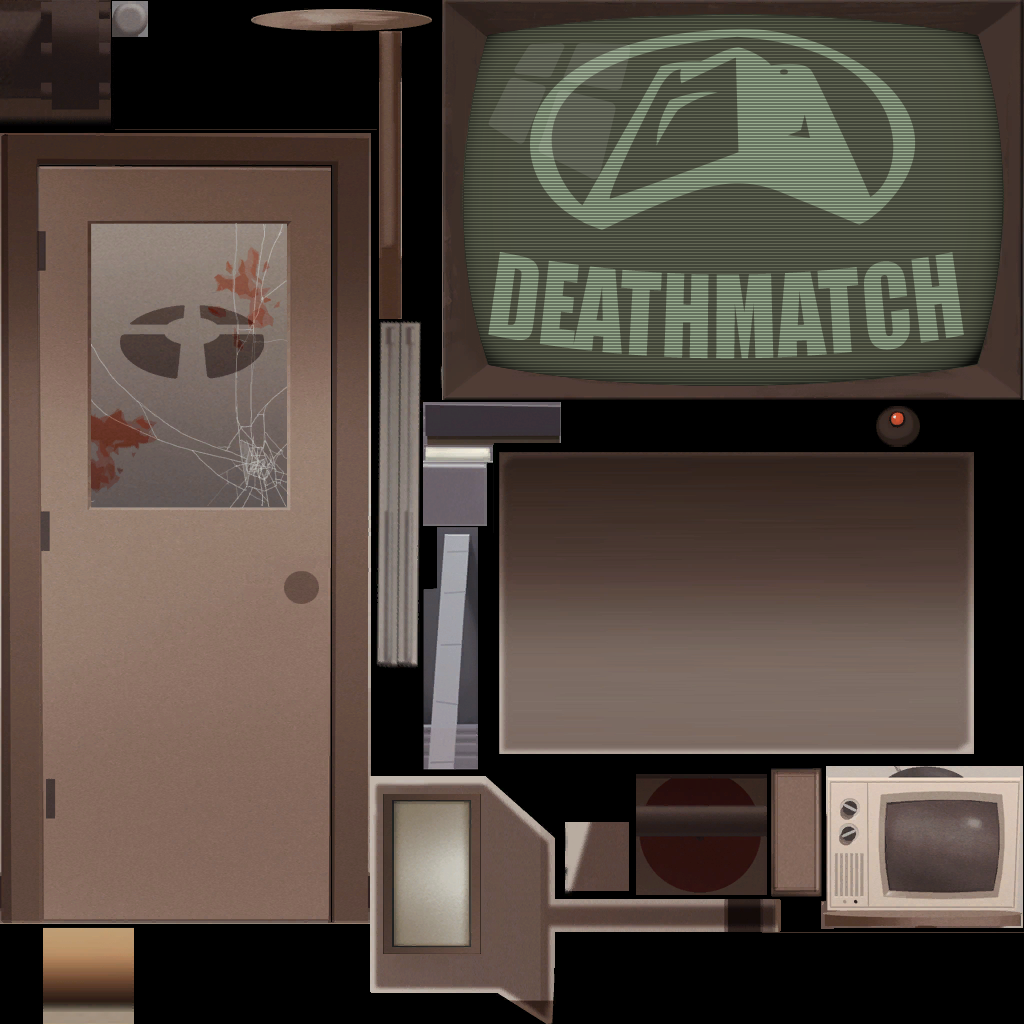
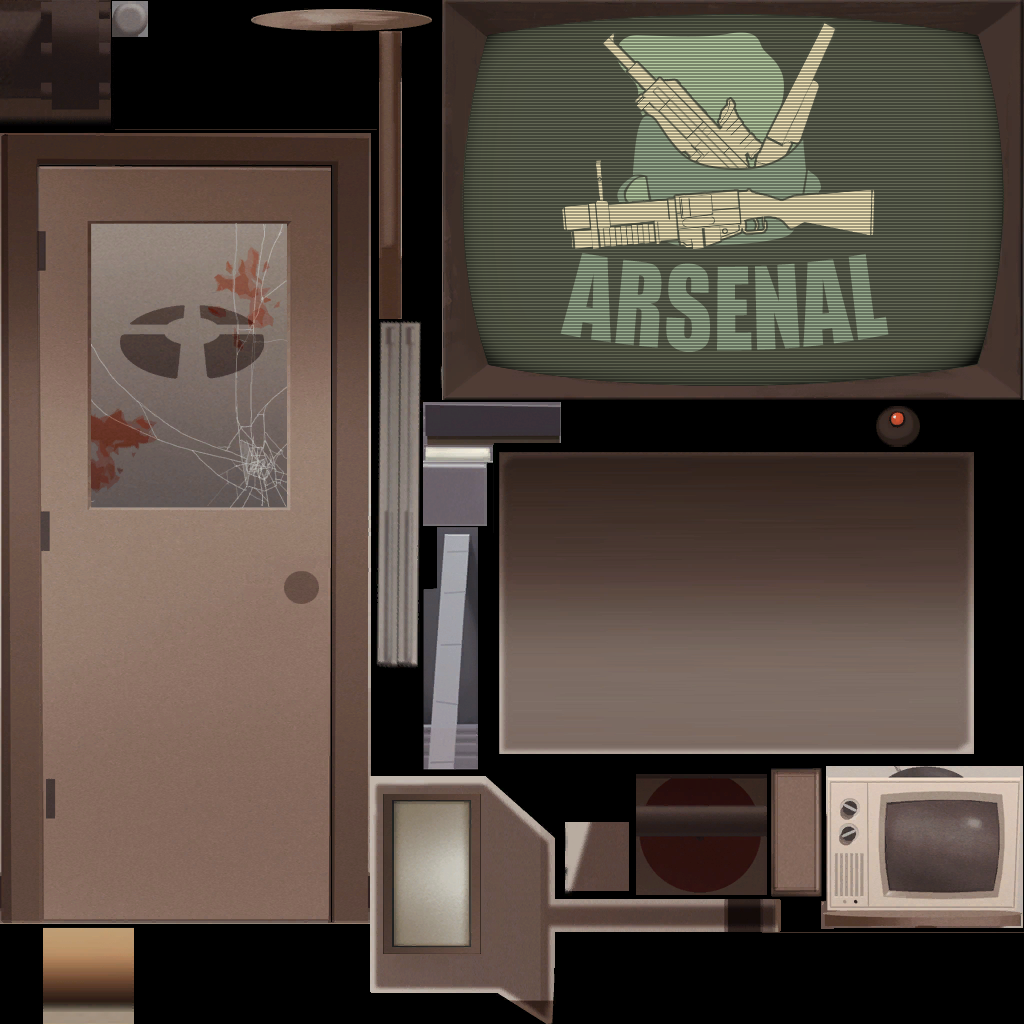
Layers edited between the first and the second 1024 x 1024 image:
hid "Shape 3" over [488,43,630,180]
added group "Arsenal" with 13 layers in group "Group 1" over [490,23,938,352]
added layer "grenadelauncherdm_hd" in group "Arsenal" over [562,160,875,249]
added group "Group 2" with 6 layers in group "Arsenal" over [603,23,836,247]
added layer "Shape 7" in group "Group 2" over [625,177,657,231]
added layer "Shape 8" in group "Group 2" over [617,175,640,228]
added layer "Shape 6" in group "Group 2" over [633,115,821,247]
added layer "supershotgun_hd" in group "Group 2" over [742,23,836,212]
added layer "railgun_hd" in group "Group 2" over [603,33,767,224]
added layer "Shape 9" in group "Group 2" over [616,32,802,175]
added layer "DEATHMATCH" (1st of 3, in "Group 1" › "Arsenal") in group "Arsenal" over [560,253,889,352]
hid group "DEATHMATCH" (2nd of 3, in "Group 1") (2 layers) over [488,28,964,359]
